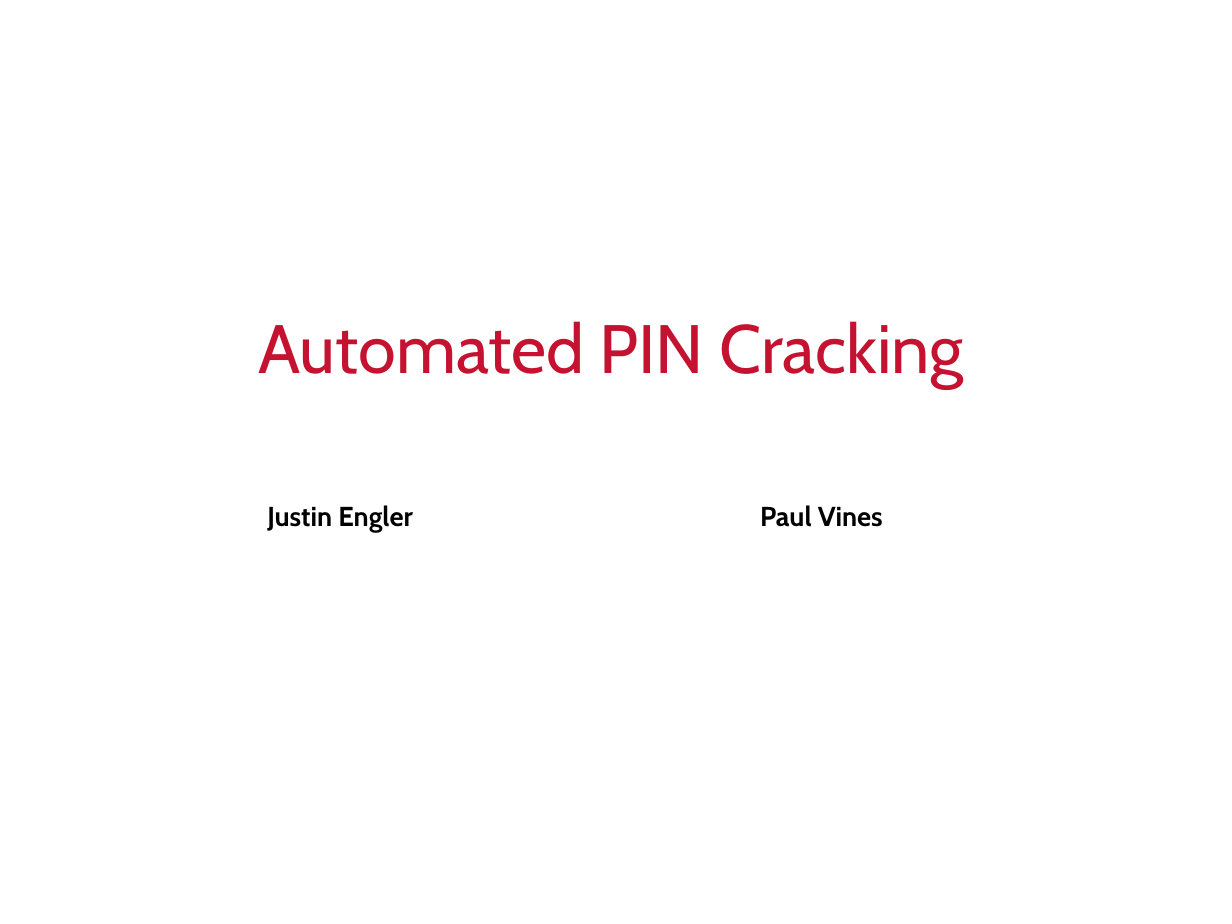
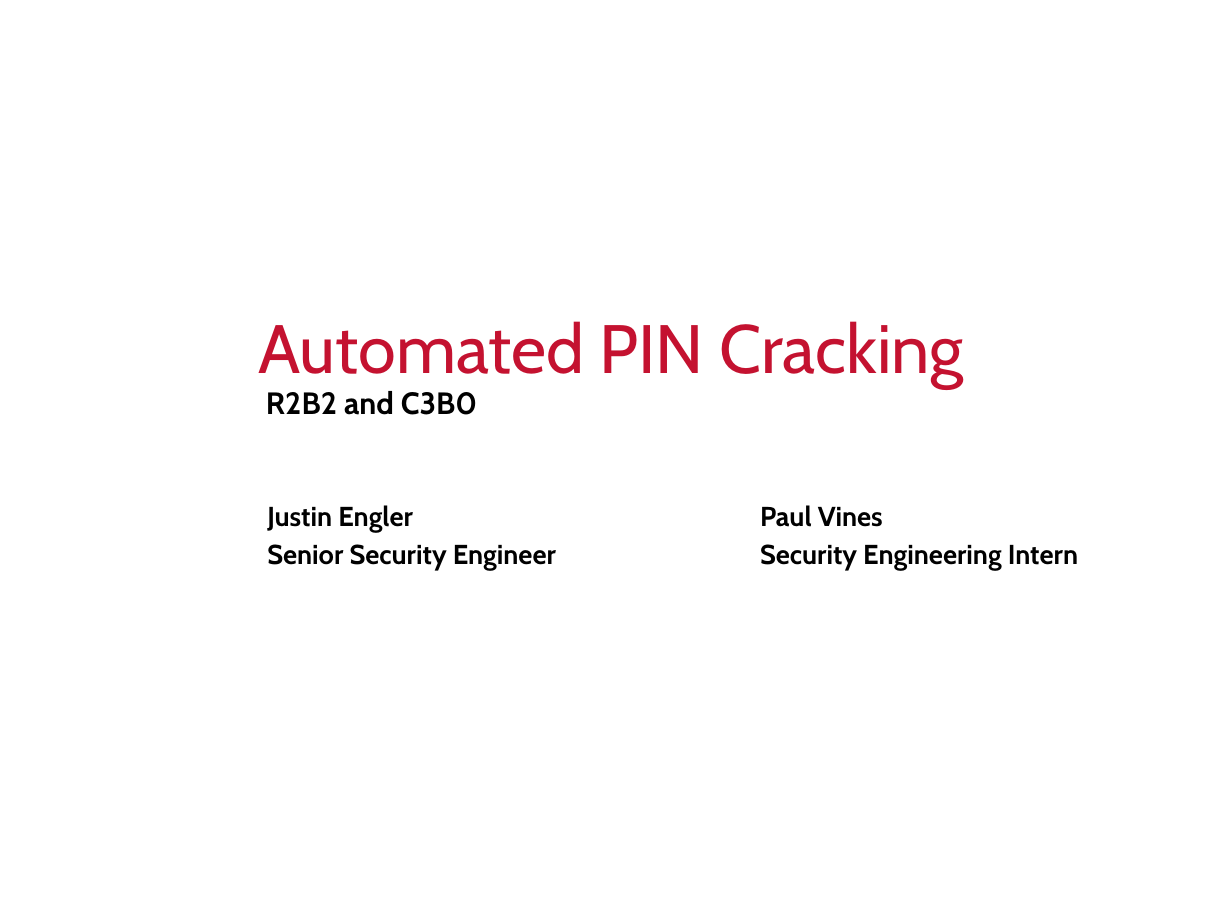
Before and after one commit to justinengler/BruteController, a slide deck: slide 1 of Automated PIN Cracking.pptx. Drawn at 1232x924 pixels with LibreOffice and Linux fonts; fonts in the diff are those of the drawing; background and template pictures are left out. Boxes give left, top, right and bottom in pixels: in the first picture for what was removed or moved away, otherwise in the second. Text is boxed around its words. In the diff, an @@ line names an element or a change of style, - is before the commit and + after.

```diff
--- a/Automated PIN Cracking.pptx
+++ b/Automated PIN Cracking.pptx
@@ subtitle added at [266, 391, 477, 415], 18 pt, text #000000, bold @@
+R2B2 and C3B0
@@ text at [267, 544, 1078, 570]: paragraph added @@
+Senior Security Engineer Security Engineering Intern
```
Also in this commit, not shown: 3 other files.
